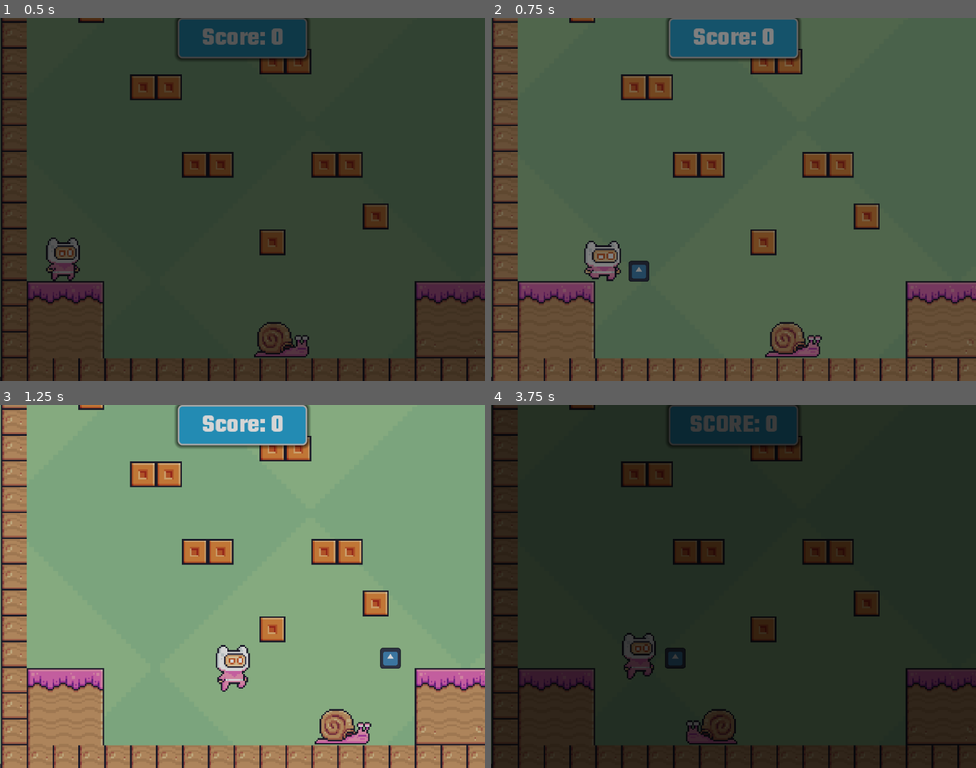
Above: before the commit, frames 1-4 (two rows, left to right).
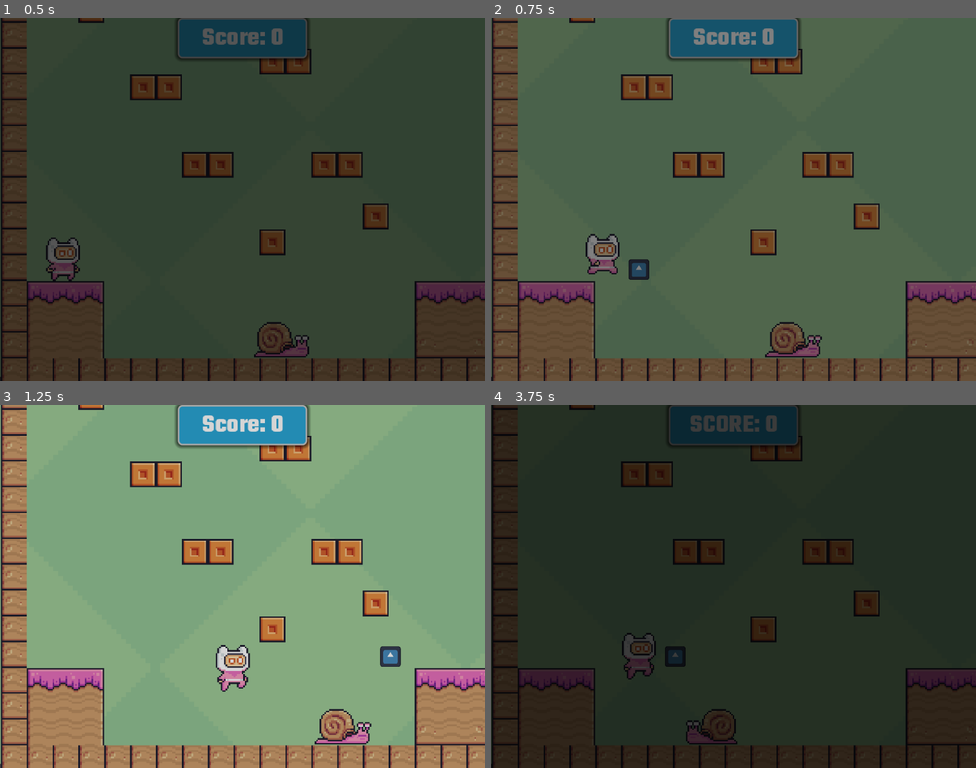
Above: after the commit, the same moments.

Repository: ptr5201/sample-2d-platformer
Game: Godot game, scene res://scenes/main.tscn
The game is run twice, just before and just after one commit, with the same random seed, the same clock (stepped at 60 frames per second) and the same inputs. The engine's default icon, where the game draws it, is replaced by a stand-in: a white triangle on a blue panel in a dark square.
Inputs:
- Up to frame 1 (0.5 s): no input
- Up to frame 2 (0.75 s): hold D (right) from 0.53 s (still down); tap X (shoot) at 0.6 s
- Up to frame 3 (1.25 s): keep holding D (right); tap Space (jump) at 0.77 s
- Up to frame 4 (3.75 s): tap X (shoot) every 0.75 s from 1.35 to 3.6 s; tap Space (jump) at 1.52, 3.02 s; release D (right) at 2.03 s; hold A (left) 2.03-2.78 s; hold D (right) from 2.78 s (still down); tap Enter at 3.5 s

Frame 1 is identical in both runs. In frame 2, 0.8% of the frame differs, in the area x 19-33%, y 59-73%; in frame 3, 0.1%; in frame 4, less than 0.1%.

Commit message:
removed some print statements (not all); attempted to add shoot animation but currently not working

Diff:
--- a/scenes/player.tscn
+++ b/scenes/player.tscn
@@ -10,6 +10,7 @@
 [ext_resource type="AudioStream" uid="uid://p38pclchmh1t" path="res://assets/sounds/jump.wav" id="6_tuyoq"]
 [ext_resource type="AudioStream" uid="uid://dui15xnwr0070" path="res://assets/sounds/death.wav" id="7_fjrip"]
 [ext_resource type="Texture2D" uid="uid://dmtjwvnvv2cn3" path="res://assets/images/player/Wall Jump (32x32).png" id="7_ur7pv"]
+[ext_resource type="Texture2D" uid="uid://ccqha3mgfc7qi" path="res://assets/images/player/Shoot (32x32)-sheet.png" id="8_d2wvv"]
 
 [sub_resource type="AtlasTexture" id="AtlasTexture_t4otl"]
 atlas = ExtResource("2_smehm")
@@ -154,6 +155,22 @@
 [sub_resource type="AtlasTexture" id="AtlasTexture_hax0n"]
 atlas = ExtResource("4_fjrip")
 region = Rect2(352, 0, 32, 32)
+
+[sub_resource type="AtlasTexture" id="AtlasTexture_u2ulf"]
+atlas = ExtResource("8_d2wvv")
+region = Rect2(0, 0, 32, 32)
+
+[sub_resource type="AtlasTexture" id="AtlasTexture_6e8lb"]
+atlas = ExtResource("8_d2wvv")
+region = Rect2(32, 0, 32, 32)
+
+[sub_resource type="AtlasTexture" id="AtlasTexture_2gdjj"]
+atlas = ExtResource("8_d2wvv")
+region = Rect2(64, 0, 32, 32)
+
+[sub_resource type="AtlasTexture" id="AtlasTexture_sc3ue"]
+atlas = ExtResource("8_d2wvv")
+region = Rect2(96, 0, 32, 32)
 
 [sub_resource type="AtlasTexture" id="AtlasTexture_hhpqf"]
 atlas = ExtResource("7_ur7pv")
@@ -312,6 +329,23 @@
 "loop": true,
 "name": &"running",
 "speed": 20.0
+}, {
+"frames": [{
+"duration": 1.0,
+"texture": SubResource("AtlasTexture_u2ulf")
+}, {
+"duration": 1.0,
+"texture": SubResource("AtlasTexture_6e8lb")
+}, {
+"duration": 1.0,
+"texture": SubResource("AtlasTexture_2gdjj")
+}, {
+"duration": 1.0,
+"texture": SubResource("AtlasTexture_sc3ue")
+}],
+"loop": false,
+"name": &"shoot",
+"speed": 5.0
 }, {
 "frames": [{
 "duration": 1.0,
@@ -348,8 +382,10 @@
 texture_filter = 1
 position = Vector2(7, -18)
 sprite_frames = SubResource("SpriteFrames_t4otl")
-animation = &"idle"
+animation = &"shoot"
 autoplay = "idle"
+frame = 3
+frame_progress = 1.0
 
 [node name="CollisionShape2D" type="CollisionShape2D" parent="." unique_id=1229729183]
 position = Vector2(7.3333282, -14.5)
@@ -379,6 +415,6 @@
 one_shot = true
 
 [node name="Muzzle" type="Marker2D" parent="." unique_id=1109598501]
-position = Vector2(16, -8)
+position = Vector2(19, -9)
 
 [connection signal="timeout" from="CoyoteTimer" to="." method="_on_coyote_timer_timeout"]
--- a/scripts/bullet.gd
+++ b/scripts/bullet.gd
@@ -10,7 +10,7 @@
 	pass # Replace with function body.
 
 # Called every frame. 'delta' is the elapsed time since the previous frame.
-func _process(delta: float) -> void:
+func _process(_delta: float) -> void:
 	pass
 
 func _physics_process(delta: float) -> void:
@@ -25,7 +25,6 @@
 
 # The "Impact" logic for areas, etc.
 func _on_area_entered(area: Area2D) -> void:
-	print("I hit something: ", area.name)
 	# Check if the thing we hit has a function to take damage
 	if area.has_method("take_damage"):
 		area.take_damage(damage)
@@ -34,8 +33,6 @@
 	queue_free()
 
 # The "Impact" logic for world objects
-func _on_body_entered(body: Node2D) -> void:
-	print("I hit a world object: ", body.name)
-
+func _on_body_entered(_body: Node2D) -> void:
 	# Delete the bullet after it hits a world object (e.g., a wall)
 	queue_free()
--- a/scripts/player.gd
+++ b/scripts/player.gd
@@ -116,6 +116,10 @@
 
 
 func _handle_combat() -> void:
+	_handle_projectiles()
+
+
+func _handle_projectiles() -> void:
 	if Input.is_action_just_pressed("shoot"):
 		var bullet = bullet_scene.instantiate()
 
@@ -130,7 +134,11 @@
 		get_tree().current_scene.add_child(bullet)
 
 		# (Optional) Play shooting animation or sound
-		# _play_shoot_effects()
+		_play_shoot_effects()
+
+
+func _play_shoot_effects() -> void:
+	animated_sprite_2d.animation = "shoot"
 
 func _handle_air_transitions() -> void:
 	if was_on_floor and not is_on_floor() and velocity.y >= 0:
Binary file added: assets/images/player/Shoot (32x32)-sheet.png
Not shown, added: assets/images/player/Shoot (32x32)-sheet.png.import
Not shown, changed: assets/sounds/music.ogg.import
